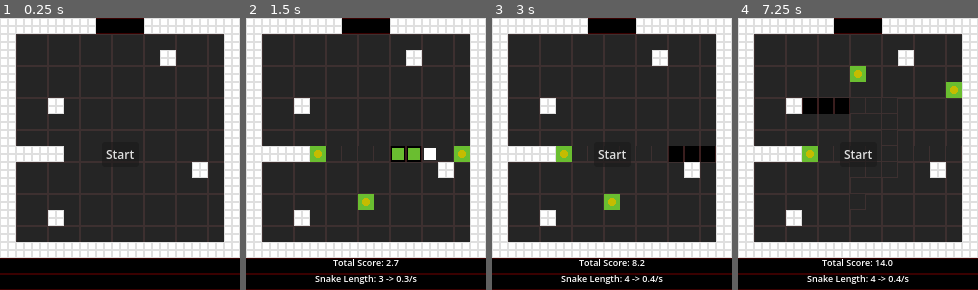
Above: before the commit, frames 1-4 (left to right).
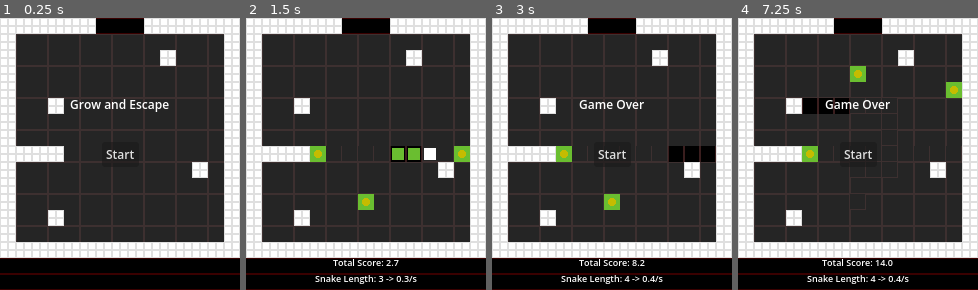
Above: after the commit, the same moments.

Repository: Erydeos/snake_escape
Game: Godot game, scene res://main.tscn
The game is run twice, just before and just after one commit, with the same random seed, the same clock (stepped at 60 frames per second) and the same inputs. The project has no main scene, so this scene is started directly.
Inputs:
- Up to frame 1 (0.25 s): no input
- Up to frame 2 (1.5 s): click "Start" at 0.5 s; hold D (move_right) from 1.28 s (still down)
- Up to frame 3 (3 s): release D (move_right) at 2.03 s; hold S (move_down) 2.03-2.78 s; hold D (move_right) from 2.78 s (still down)
- Up to frame 4 (7.25 s): release D (move_right) at 3.5 s; click "Start" at 3.5 s; hold W (move_up) 4.28-5.03 s; hold A (move_left) 5.03-6.53 s; hold S (move_down) from 6.53 s (still down)

The runs differ from the first frame. In frame 1, 0.7% of the frame differs, in the area x 29-71%, y 29-35%; in frame 2, nothing differs; in frame 3, 0.5%; in frame 4, 0.5%.

Commit message:
message

Diff:
--- a/hud.gd
+++ b/hud.gd
@@ -22,6 +22,7 @@
 
 func toggle_visibility() -> void:
 	$StartButton.visible = not $StartButton.visible
+	$Message.visible = not $Message.visible
 	if $ScoreTimer.is_stopped():
 		$ScoreTimer.start()
 	else:
@@ -39,4 +40,10 @@
 	$StartButton.add_theme_font_size_override("font_size", int(32 * scale_mod))
 	$StartButton.reset_size()
 	$StartButton.set_anchors_and_offsets_preset(Control.PRESET_CENTER)
+
 	$ScoreLabel.add_theme_font_size_override("font_size", int(24 * scale_mod))
+	$Message.add_theme_font_size_override("font_size", int(32 * scale_mod))
+	$Message.position.y = $Message.position.y - $Message.get_theme_font_size("font_size") * 3
+
+func print_message(msg: String) -> void:
+	$Message.text = msg
--- a/hud.tscn
+++ b/hud.tscn
@@ -38,5 +38,20 @@
 theme_override_font_sizes/font_size = 24
 horizontal_alignment = 1
 
+[node name="Message" type="Label" parent="." unique_id=1990116454]
+anchors_preset = 8
+anchor_left = 0.5
+anchor_top = 0.5
+anchor_right = 0.5
+anchor_bottom = 0.5
+offset_left = -20.0
+offset_top = -22.5
+offset_right = 20.0
+offset_bottom = 22.5
+grow_horizontal = 2
+grow_vertical = 2
+theme_override_font_sizes/font_size = 32
+horizontal_alignment = 1
+
 [connection signal="pressed" from="StartButton" to="." method="_on_start_button_pressed"]
 [connection signal="timeout" from="ScoreTimer" to="." method="_on_score_timer_timeout"]
--- a/main.gd
+++ b/main.gd
@@ -29,6 +29,7 @@
 
 	hud.update_score.connect(update_score)
 	hud.scale_hud(size)
+	hud.print_message("Grow and Escape")
 
 
 func add_food(num: int) -> void:
@@ -70,7 +71,7 @@
 		reset_tile(cell)
 
 func game_over():
-	print("Game Over")
+	hud.print_message("Game Over")
 	snake.death()
 	ticker.stop()
 	$FoodTimer.stop()
@@ -97,7 +98,7 @@
 	ticker.stop()
 	$FoodTimer.stop()
 	hud.toggle_visibility()
-	print("Escaped")
+	hud.print_message("Escaped!\n Score: " + str(score))
 
 func reset() -> void:
 	var cells: Array = $Map.get_cells_type(Vector2i(1, 0))
